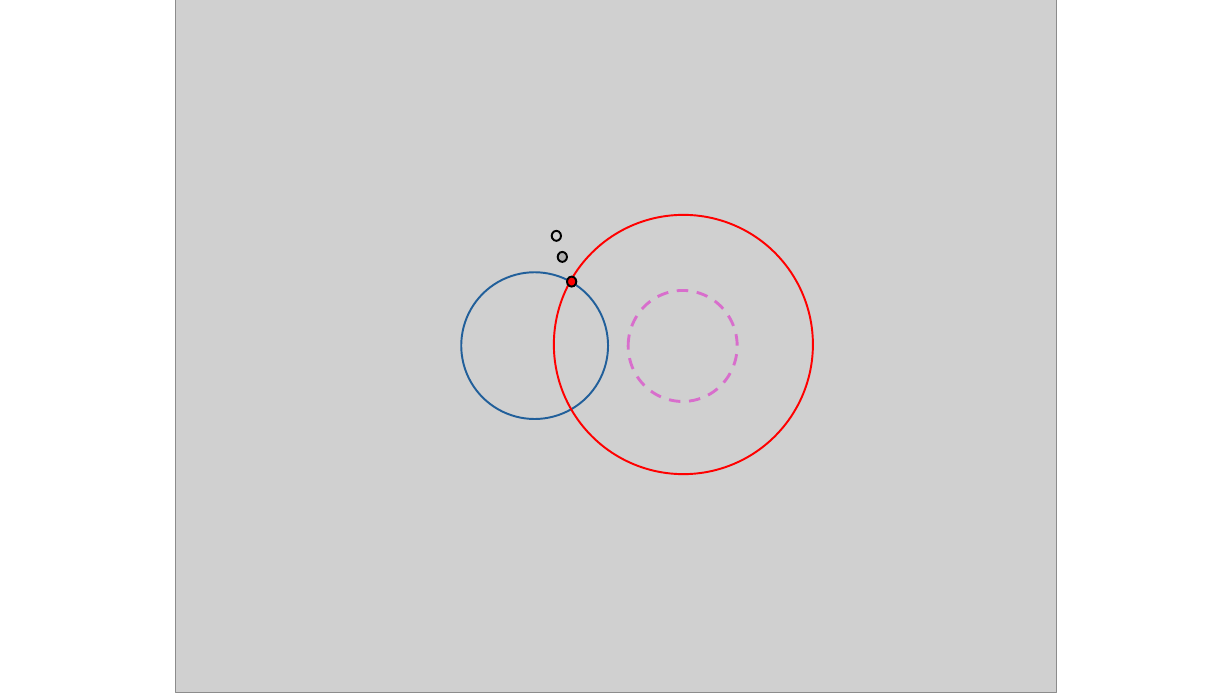
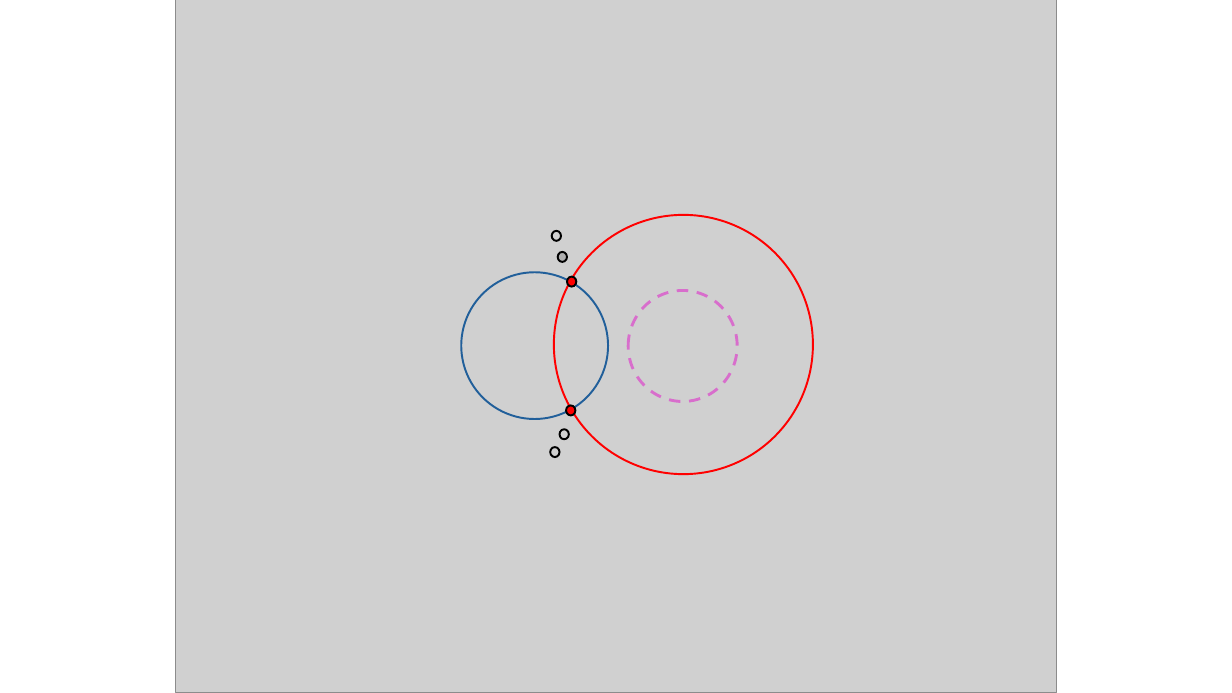
Before and after one commit to tranmidsummer/Teaching, a slide deck: slide 15 of Coniques/2_slides_coniques.pptx (slide 12 before the commit). Drawn at 1232x693 pixels with LibreOffice and Linux fonts; fonts in the diff are those of the drawing; grey boxes stand for pictures. Boxes give left, top, right and bottom in pixels: in the first picture for what was removed or moved away, otherwise in the second. Text is boxed around its words. In the diff, an @@ line names an element or a change of style, - is before the commit and + after.

```diff
--- a/Coniques/2_slides_coniques.pptx
+++ b/Coniques/2_slides_coniques.pptx
@@ ellipse added at (x1=567, y1=406, x2=576, y2=416), fill #FF0000, outline #000000 1.5 pt @@
@@ ellipse added at (x1=551, y1=447, x2=560, y2=457), fill #D1D1D1, outline #000000 1.5 pt @@
@@ ellipse added at (x1=560, y1=430, x2=569, y2=440), fill #D1D1D1, outline #000000 1.5 pt @@
```
Also in this commit, not shown: 6 other slides changed, 9 slides added, 1 slide removed, 4 other files.
